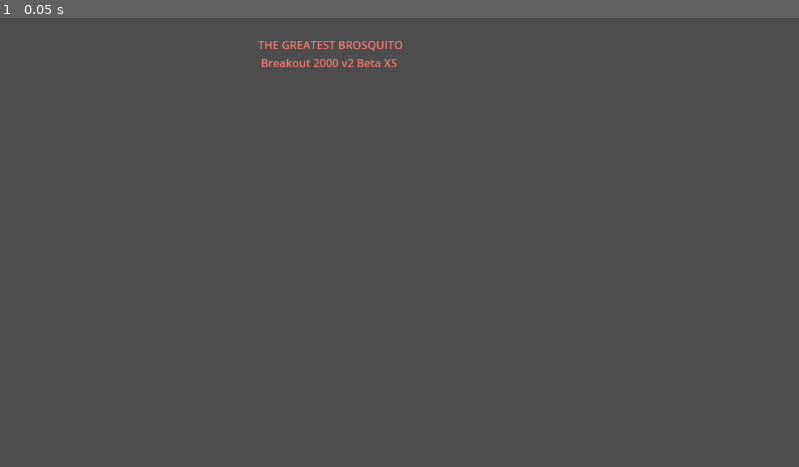
Above: before the commit, frame 1.
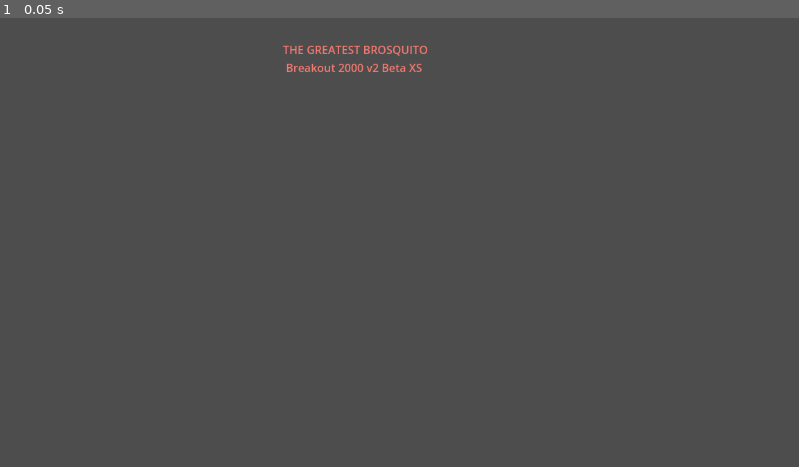
Above: after the commit, the same moment.

Repository: LaguilliezMathys/ProgMultimedia---td1
Game: Godot game, scene res://breakout/main.tscn
The game is run twice, just before and just after one commit, with the same random seed, the same clock (stepped at 60 frames per second) and the same inputs.
Inputs:
- Up to frame 1 (0.05 s): no input

The runs differ from the first frame. In frame 1, 0.6% of the frame differs, in the area x 32-54%, y 5-13%.

Commit message:
Ajout assets

Diff:
--- a/breakout/main.tscn
+++ b/breakout/main.tscn
@@ -7,22 +7,21 @@
 [node name="Label" type="Label" parent="."]
 modulate = Color(1, 0.49803922, 1, 1)
 self_modulate = Color(0.9607843, 0.9607843, 0.4392157, 1)
-offset_left = 372.0
-offset_top = 27.0
+offset_left = 450.0
+offset_top = 116.0
 offset_right = 581.0
-offset_bottom = 76.0
+offset_bottom = 139.0
 rotation = -6.2831855
-text = "THE GREATEST BROSQUITO
- Breakout 2000 v2 Beta XS"
+text = "Play NOW !!!!!!!!"
 script = ExtResource("1_lbe1j")
 
 [node name="Label2" type="Label" parent="."]
 modulate = Color(1, 0.49803922, 1, 1)
 self_modulate = Color(0.9607843, 0.9607843, 0.4392157, 1)
-offset_left = 372.0
-offset_top = 27.0
-offset_right = 581.0
-offset_bottom = 76.0
+offset_left = 408.0
+offset_top = 34.0
+offset_right = 617.0
+offset_bottom = 83.0
 rotation = -6.2831855
 text = "THE GREATEST BROSQUITO
  Breakout 2000 v2 Beta XS"
Not shown, added: assets/BonusCube.ogg.import
Not shown, added: assets/Juhani Junkala [Retro Game Music Pack] Ending.wav.import
Binary file added: assets/breakout_custom.png
Not shown, added: assets/breakout_custom.png.import
Binary file added: assets/breakout_pieces.png
Not shown, added: assets/breakout_pieces.png.import
Binary file added: assets/more_breakout_pieces.png
Not shown, added: assets/more_breakout_pieces.png.import
Not shown, added: assets/BonusCube.ogg
Not shown, added: assets/Juhani Junkala [Retro Game Music Pack] Ending.wav
